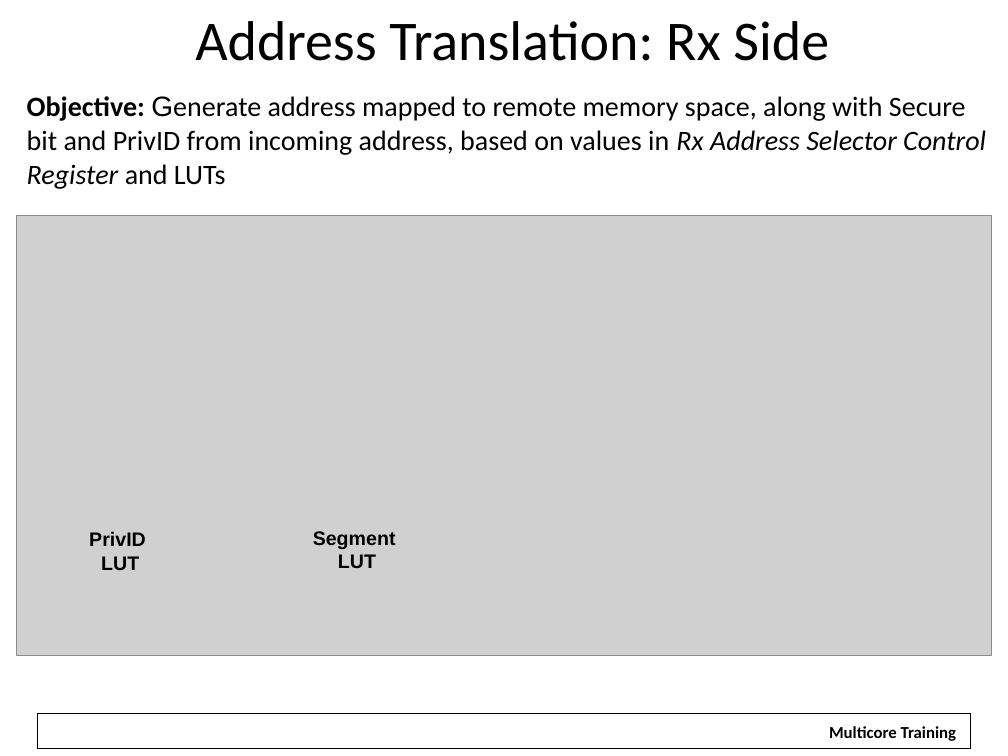
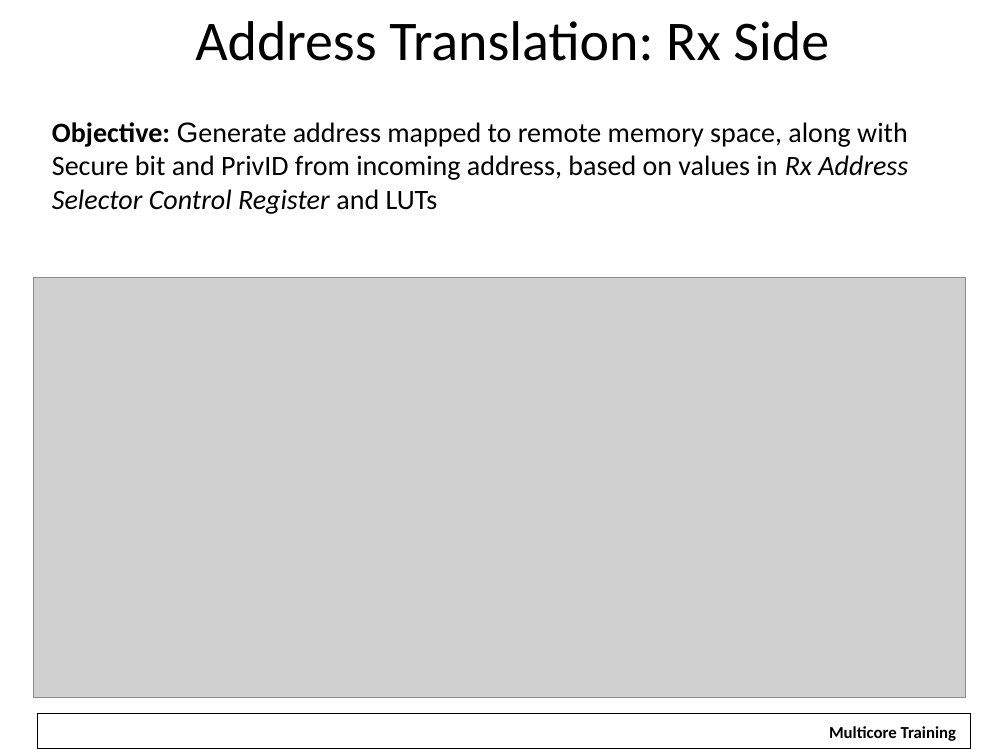
Before and after one commit to hari1989/keystone-workshop, a slide deck: slide 24 of slides/Intro to Hyperlink.pptx. Drawn at 1008x756 pixels with LibreOffice and Linux fonts; fonts in the diff are those of the drawing; grey boxes stand for pictures; background and template pictures are left out. Boxes give left, top, right and bottom in pixels: in the first picture for what was removed or moved away, otherwise in the second. Text is boxed around its words. In the diff, an @@ line names an element or a change of style, - is before the commit and + after.

```diff
--- a/slides/Intro to Hyperlink.pptx
+++ b/slides/Intro to Hyperlink.pptx
@@ text "Objective: Generate address mapped to ..." rewrapped from box(27, 96, 986, 189) to box(52, 122, 908, 214) @@
@@ picture: place and size @@
-picture at box(17, 216, 992, 655)
+picture at box(33, 277, 965, 698)
@@ text removed at box(89, 531, 146, 570) @@
-PrivID
-LUT
@@ text removed at box(313, 531, 396, 568) @@
-Segment
-LUT
```
Also in this commit, not shown: 5 other slides changed.
